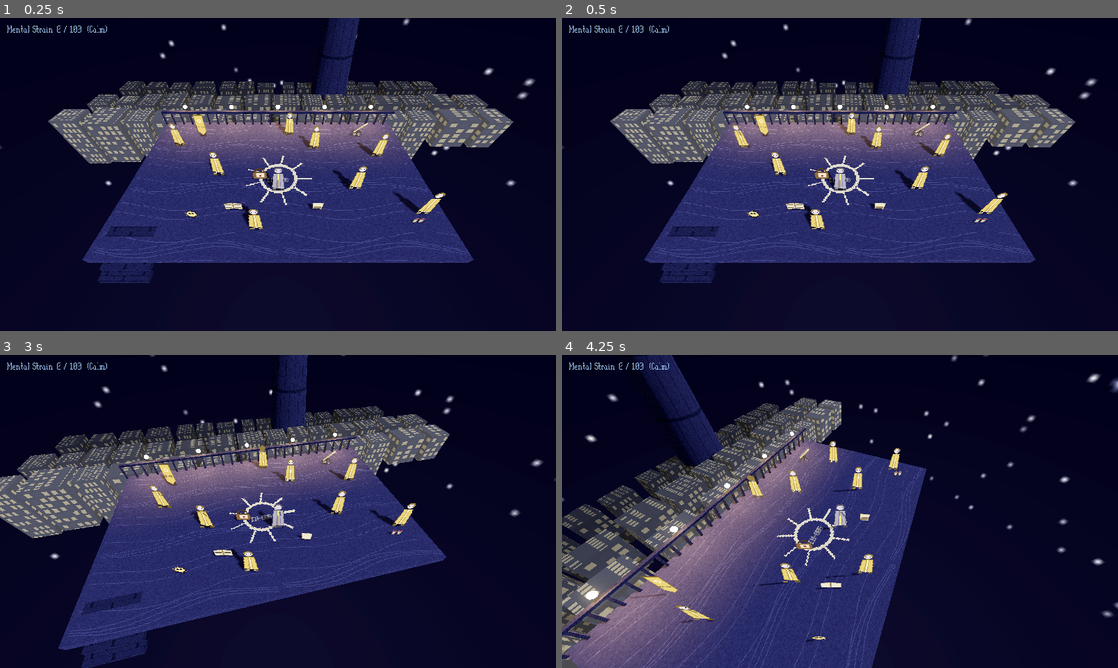
Above: before the commit, frames 1-4 (two rows, left to right).
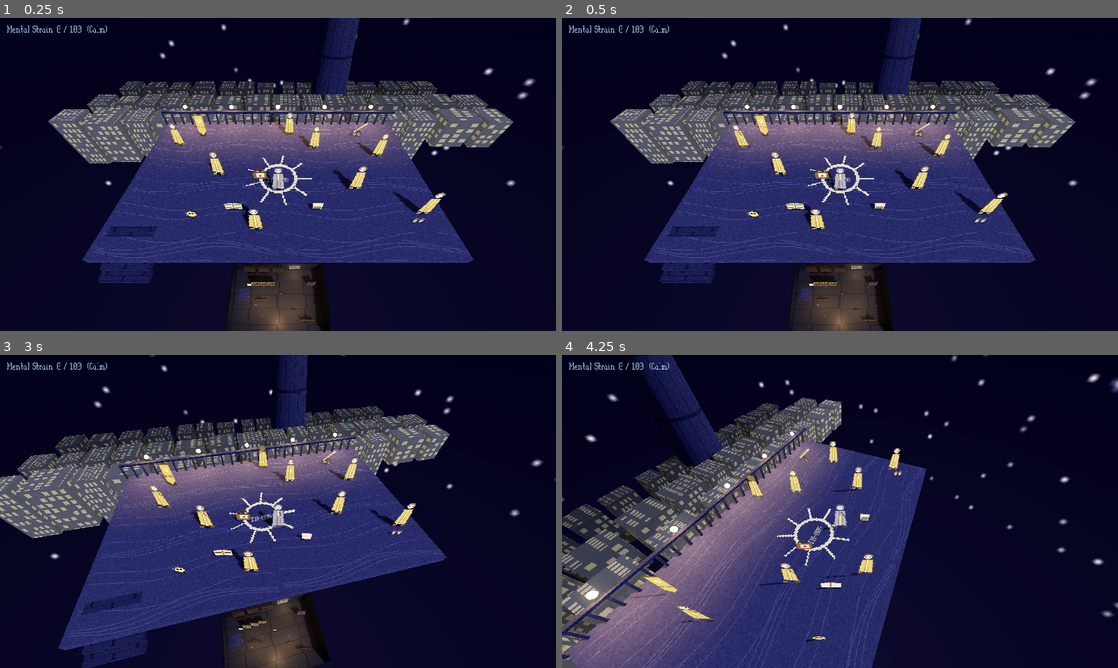
Above: after the commit, the same moments.

Repository: smile88/KAYOS-NoS-v0-1-0
Game: Godot game, scene res://threed/Balcony3D.tscn
Two runs of this game, one before a commit and one after it. Both use one fixed random seed, a clock stepped at 60 frames per second and the inputs below. This scene is started directly instead of the project's main scene.
Inputs (mouse positions are in pixels of both pictures, inside the frame that each line leads up to):
- Up to frame 1 (0.25 s): no input
- Up to frame 2 (0.5 s): no input
- Up to frame 3 (3 s): move the mouse to (400, 495) at 0.52 s; hold D (move_right) 0.53-1.25 s; hold F (interact) 0.53-1.25 s; click (400, 495) at 0.67 s; click "▸ (continue)" at 1.25 s; drag from (166, 527) to (250, 574) at 2.02 s; move the mouse to (333, 442) at 2.77 s; hold D (move_right) from 2.78 s (still down); hold E (cam_right) from 2.78 s (still down); click (333, 442) at 2.92 s
- Up to frame 4 (4.25 s): tap F (interact) at 3.05 s; release D (move_right) at 3.5 s; release E (cam_right) at 3.5 s; click "▸ (continue)" at 3.5 s

The runs differ from the first frame. In frame 1, 3.1% of the frame differs, in the area x 40-60%, y 78-100%; in frame 2, 3.1%; in frame 3, 3.1%; in frame 4, nothing differs.

Commit message:
3D Cold Open step F: the scriptorium below, and the stair between
Ports the second room of the 2D Cold Open (AstraThalasBalcony.tscn's lower
half) into the HD-2D 3D world: Talindir's scriptorium, built procedurally as
its own Node3D offset 40 m below the balcony so the two rooms never overlap.

- Scriptorium3D.gd: floor, three walls (front open + no ceiling so the orbit
  camera stays usable), a warm festival window in the back wall, bookshelves,
  archive lamps, and all 13 examinables ported one-for-one with §8.4 text
  verbatim, plus the stair back up.
- RoomStair3D.gd: HD-2D twin of RoomStair.gd — an Interactable3D that emits
  `used` rather than showing text, in group "room_stair".
- RoomCoordinator3D.gd: owns the mechanical room change the pivot plan assigns
  to the director — fade, set the player at the target spawn, move the camera's
  floor guard to the new room's floor and snap the rig (no 40 m swoop). Step G's
  director drives the same go_to_room(); set `auto=false` to layer the clock
  pause and the descent/ascent line on top.
- Balcony3D.gd gains a stair-down zone on the existing steps; the scene wires
  the scriptorium at y=-40 and the coordinator.

Also fixes a pre-existing parse break in actors/Player.gd (a stray tab inside
the `dir` identifier on line 52, committed in 0f82ad7) that failed every import.

Verified: 12/12 headless transition checks (descend/ascend by call and via the
stair signal), mutation-confirmed, and rendered from two orbit angles — the
window blowout that the render caught is toned down to gold panes through glass.

Co-Authored-By: Claude Opus 4.8 <noreply@anthropic.com>
Claude-Session: https://claude.ai/code/session_01X9vNy1Aw7PpCANN2SM3CVT

Diff:
--- a/godot/actors/Player.gd
+++ b/godot/actors/Player.gd
@@ -49,7 +49,7 @@
 	if dir != Vector2.ZERO:
 		facing = dir.normalized()
 	move_and_slide()
-	_update_animation(d	ir)
+	_update_animation(dir)
 	_update_step_bob(dir, delta)
 
 
--- a/godot/threed/Balcony3D.gd
+++ b/godot/threed/Balcony3D.gd
@@ -14,6 +14,10 @@
 const PLATFORM_HALF_Z := 5.5
 const RAIL_Z := -PLATFORM_HALF_Z + 0.2   # balustrade just inside the far edge
 const RAIL_H := 1.05
+
+## Where the player stands after climbing up from the scriptorium (see RoomCoordinator3D). Near the
+## stair, but clear of its RoomStair3D zone so arriving doesn't immediately send them back down.
+const SPAWN := Vector3(-6.0, 0.0, 2.6)
 
 const ART := "res://art/3d/"
 const PLACE := "res://art/placeholders/"
@@ -309,3 +313,12 @@
 		var y := -0.25 * (i + 1)
 		var z := base.z + 0.45 * i
 		_box(Vector3(2.4, 0.25, 0.5), Vector3(base.x, y + 0.125, z), stone, "Step%d" % i)
+
+	# The invisible stair-down zone: examining it (F/Space) descends to the scriptorium. The
+	# RoomCoordinator3D owns the actual move; this just announces it, exactly as RoomStair does in 2D.
+	var stair := RoomStair3D.new()
+	stair.name = "StairDown"
+	stair.display_name = "The Stair Down"
+	stair.target_room = "scriptorium"
+	stair.position = base + Vector3(0, 0, 0.9)
+	add_child(stair)
--- a/godot/threed/Balcony3D.tscn
+++ b/godot/threed/Balcony3D.tscn
@@ -5,6 +5,8 @@
 [ext_resource type="PackedScene" path="res://threed/Player3D.tscn" id="3_player"]
 [ext_resource type="Texture2D" uid="uid://cfkfkkjxgxdk3" path="res://art/placeholders/CH-007_talindir_night.png" id="4_talindir"]
 [ext_resource type="PackedScene" path="res://ui/DialogueUI.tscn" id="5_ui"]
+[ext_resource type="Script" path="res://threed/Scriptorium3D.gd" id="6_scr"]
+[ext_resource type="Script" path="res://threed/RoomCoordinator3D.gd" id="7_coord"]
 
 [sub_resource type="Environment" id="env"]
 ambient_light_source = 2
@@ -29,6 +31,10 @@
 [node name="World" type="Node3D" parent="." unique_id=1435320599]
 script = ExtResource("1_world")
 
+[node name="Scriptorium" type="Node3D" parent="."]
+transform = Transform3D(1, 0, 0, 0, 1, 0, 0, 0, 1, 0, -40, 0)
+script = ExtResource("6_scr")
+
 [node name="Player3D" parent="." unique_id=1847450579 instance=ExtResource("3_player")]
 transform = Transform3D(1, 0, 0, 0, 1, 0, 0, 0, 1, 0, 0, 1.5)
 sheet = ExtResource("4_talindir")
@@ -38,4 +44,10 @@
 script = ExtResource("2_cam")
 target_path = NodePath("../Player3D")
 
+[node name="RoomCoordinator" type="Node3D" parent="."]
+script = ExtResource("7_coord")
+player_path = NodePath("../Player3D")
+rig_path = NodePath("../Camera3D")
+scriptorium_path = NodePath("../Scriptorium")
+
 [node name="DialogueUI" parent="." instance=ExtResource("5_ui")]
--- /dev/null
+++ b/godot/threed/RoomCoordinator3D.gd
@@ -0,0 +1,103 @@
+extends Node3D
+class_name RoomCoordinator3D
+## Owns the mechanical half of a room change in the single-scene 3D Cold Open: when a RoomStair3D is
+## used, it fades, sets the player down at the target room's spawn, and retargets the camera (moving
+## its floor guard to the new room's floor so the rig doesn't clamp above the scriptorium 40 m down).
+##
+## This is the "reposition the player + retarget the rig on stair use" the pivot plan assigns to the
+## director — split out so it is testable now (step F), before the clock exists. The ColdOpen3D
+## director (step G) drives the SAME move by awaiting go_to_room(); it layers the narrative on top
+## (pause the festival clock while the change runs, speak the first-descent / first-ascent line) by
+## connecting to `room_changed` and calling go_to_room() itself instead of letting stairs auto-fire —
+## set `auto` = false for that.
+
+signal room_changed(room_name: String)
+
+@export var player_path: NodePath
+@export var rig_path: NodePath
+## The Scriptorium3D node; its world transform + Scriptorium3D.SPAWN gives the descent landing spot.
+@export var scriptorium_path: NodePath
+## Where the player stands on the balcony after climbing back up (world space).
+@export var balcony_spawn := Vector3(-6.0, 0.0, 2.6)
+## When true (step F demo), using a stair moves rooms directly. The director sets it false and drives
+## the move itself so it can pause the clock and speak first.
+@export var auto := true
+
+const FADE_TIME := 0.26
+
+var current_room := "balcony"
+var _busy := false
+var _rooms := {}
+var _fade: ColorRect
+
+
+func _ready() -> void:
+	var scr := get_node_or_null(scriptorium_path) as Node3D
+	_rooms = {
+		"balcony": { "spawn": balcony_spawn, "floor_y": 0.0 },
+	}
+	if scr:
+		_rooms["scriptorium"] = {
+			"spawn": scr.global_position + Scriptorium3D.SPAWN,
+			"floor_y": scr.global_position.y,
+		}
+
+	_build_fade()
+	# Let the rooms build their stairs (children ready before us, but sibling order is not guaranteed)
+	# before we connect them.
+	await get_tree().process_frame
+	for node in get_tree().get_nodes_in_group("room_stair"):
+		var stair := node as RoomStair3D
+		if stair and not stair.used.is_connected(_on_stair_used):
+			stair.used.connect(_on_stair_used)
+
+
+func _build_fade() -> void:
+	var layer := CanvasLayer.new()
+	layer.layer = 90                      # under the DialogueUI, over the world
+	add_child(layer)
+	_fade = ColorRect.new()
+	_fade.color = Color(0, 0, 0, 0)
+	_fade.mouse_filter = Control.MOUSE_FILTER_IGNORE
+	_fade.set_anchors_preset(Control.PRESET_FULL_RECT)
+	layer.add_child(_fade)
+
+
+func _on_stair_used(stair: RoomStair3D) -> void:
+	if auto:
+		await go_to_room(stair.target_room)
+
+
+## Fade out, move the player into `name` and retarget the camera to that room's floor, fade back.
+## Safe to await. No-op on an unknown room or while another change runs.
+func go_to_room(name: String) -> void:
+	if _busy or name == current_room or not _rooms.has(name):
+		return
+	_busy = true
+
+	await _fade_to(1.0)
+
+	var player := get_node_or_null(player_path) as Node3D
+	var rig := get_node_or_null(rig_path) as CameraRig3D
+	var room: Dictionary = _rooms[name]
+	if player:
+		player.global_position = room["spawn"]
+	if rig:
+		rig.floor_min_y = float(room["floor_y"]) + 0.3
+		rig._place()                       # snap, don't swoop across the 40 m between rooms
+	current_room = name
+
+	# One frame so the camera settles on the new room before we show it.
+	await get_tree().process_frame
+	await _fade_to(0.0)
+
+	_busy = false
+	room_changed.emit(name)
+
+
+func _fade_to(a: float) -> void:
+	if _fade == null:
+		return
+	var tw := create_tween()
+	tw.tween_property(_fade, "color:a", a, FADE_TIME)
+	await tw.finished
--- /dev/null
+++ b/godot/threed/RoomStair3D.gd
@@ -0,0 +1,24 @@
+extends Interactable3D
+class_name RoomStair3D
+## A stair between two rooms of the single-scene 3D Cold Open — the HD-2D twin of actors/RoomStair.gd.
+## Like the 2D one it does NOT own the move: whoever owns the clock (the RoomCoordinator3D now, the
+## ColdOpen3D director in step G) needs to know which room the player is standing in, so the stair
+## just announces that it was used and lets that owner reposition the player and retarget the camera.
+## It still lives in group "interactable3d" (parent _ready) so the player examines it like anything
+## else, and in group "room_stair" so the coordinator can find and connect it.
+
+signal used(stair: RoomStair3D)
+
+## Key into the coordinator's rooms table, e.g. "scriptorium".
+@export var target_room: String = ""
+
+
+func _ready() -> void:
+	super._ready()
+	add_to_group("room_stair")
+
+
+## Unlike a plain Interactable3D, using a stair emits `used` rather than showing examine text — the
+## coordinator does the rest (same contract as RoomStair.interact() in 2D).
+func interact() -> void:
+	used.emit(self)
--- /dev/null
+++ b/godot/threed/Scriptorium3D.gd
@@ -0,0 +1,221 @@
+extends Node3D
+class_name Scriptorium3D
+## Procedurally builds Talindir's scriptorium — the Astral Archive room below the balcony — as primitive
+## meshes for the HD-2D 3D Cold Open. The second room of the single scene (in 2D it was AstraThalasBalcony
+## .tscn's lower half, world y 720..1440); here it is its own Node3D, offset well below the balcony in
+## real space (the scene parents it at y ≈ -40) so the two rooms never overlap and the RoomCoordinator3D
+## can drop the player into it and retarget the camera on stair use.
+##
+## Everything is built in LOCAL space with the floor at local y = 0; the node's own transform carries it
+## down to the world. Its ~13 examinables port one-for-one from the 2D scriptorium with their §8.4 text
+## verbatim. Orientation matches the balcony: +Z is toward the default camera ("front"), so the back
+## wall, window and shelving sit at -Z.
+
+## Where the coordinator sets the player down when they descend (local space; the scene offset carries
+## it to the world). Kept clear of the stair-up so arriving doesn't immediately re-trigger it.
+const SPAWN := Vector3(-5.5, 0.0, -0.5)
+
+const ART := "res://art/3d/"
+const PLACE := "res://art/placeholders/"
+
+const HALF_X := 9.5
+const HALF_Z := 6.5
+const WALL_H := 4.0
+
+
+func _ready() -> void:
+	_build_floor()
+	_build_walls()
+	_build_window()
+	_build_shelving()
+	_build_lights()
+	_build_interactables()
+	_build_stair_up()
+
+
+# --- helpers (same conventions as Balcony3D) ---------------------------------
+
+func _tex(path: String) -> Texture2D:
+	return load(path) as Texture2D
+
+
+func _mat(tex: Texture2D, uv_scale := 1.0, emission := 0.0) -> StandardMaterial3D:
+	var m := StandardMaterial3D.new()
+	if tex:
+		m.albedo_texture = tex
+		m.texture_filter = BaseMaterial3D.TEXTURE_FILTER_NEAREST
+		m.uv1_scale = Vector3(uv_scale, uv_scale, 1.0)
+	if emission > 0.0:
+		m.emission_enabled = true
+		m.emission_texture = tex
+		m.emission = Color(1, 1, 1)
+		m.emission_energy_multiplier = emission
+	return m
+
+
+func _box(size: Vector3, pos: Vector3, mat: Material, name := "Box") -> MeshInstance3D:
+	var mesh := BoxMesh.new()
+	mesh.size = size
+	var mi := MeshInstance3D.new()
+	mi.name = name
+	mi.mesh = mesh
+	mi.position = pos
+	if mat:
+		mi.material_override = mat
+	add_child(mi)
+	return mi
+
+
+# 2D -> local mapping, matching the balcony's scheme. 2D x [0,1280] -> x [-9,9];
+# scriptorium 2D y [720,1440] (the lower room) -> z [-6,6] (far wall .. open front).
+func _sx(x2d: float) -> float:
+	return x2d / 1280.0 * 18.0 - 9.0
+
+
+func _sz(y2d: float) -> float:
+	return (y2d - 720.0) / 720.0 * 12.0 - 6.0
+
+
+# --- pieces ------------------------------------------------------------------
+
+func _build_floor() -> void:
+	var mat := _mat(_tex(PLACE + "EN-019_scriptorium_floor.png"), 5.0)
+	_box(Vector3(HALF_X * 2.0, 0.4, HALF_Z * 2.0), Vector3(0, -0.2, 0), mat, "Floor")
+
+
+func _build_walls() -> void:
+	var mat := _mat(_tex(PLACE + "EN-019_scriptorium_wall.png"), 3.0)
+	# Back wall at -Z, and side walls at ±X. Front (+Z) is left open so the 360° orbit stays usable
+	# and the room reads as a lit tableau you look into (no ceiling for the same reason).
+	_box(Vector3(HALF_X * 2.0, WALL_H, 0.4), Vector3(0, WALL_H * 0.5, -HALF_Z), mat, "WallBack")
+	_box(Vector3(0.4, WALL_H, HALF_Z * 2.0), Vector3(-HALF_X, WALL_H * 0.5, 0), mat, "WallLeft")
+	_box(Vector3(0.4, WALL_H, HALF_Z * 2.0), Vector3(HALF_X, WALL_H * 0.5, 0), mat, "WallRight")
+
+
+func _build_window() -> void:
+	# A tall window in the back wall — the festival seen at a distance and through old glass. An
+	# emissive quad set just in front of the wall so gold light lies in the room without warming it.
+	var quad := PlaneMesh.new()
+	quad.size = Vector2(2.4, 2.6)
+	quad.orientation = PlaneMesh.FACE_Z
+	var mi := MeshInstance3D.new()
+	mi.name = "Window"
+	mi.mesh = quad
+	mi.position = Vector3(_sx(900.0), 1.7, -HALF_Z + 0.25)
+	# Emissive but gentle — high energy blows the pane to a featureless white slab (the same bloom trap
+	# the balcony's city hit). Keep it low with a warm tint so the festival reads as gold through glass.
+	var m := _mat(_tex(ART + "window_glow.png"), 1.0, 0.3)
+	m.emission = Color(1.0, 0.9, 0.66)
+	m.albedo_color = Color(0.5, 0.46, 0.36)
+	mi.material_override = m
+	add_child(mi)
+
+	var l := OmniLight3D.new()
+	l.position = mi.position + Vector3(0, 0, 1.2)
+	l.light_color = Color(0.95, 0.82, 0.55)
+	l.light_energy = 1.1
+	l.omni_range = 9.0
+	add_child(l)
+
+
+func _build_shelving() -> void:
+	# A run of bookshelves against the back wall behind the scroll racks — solid mass so the room has
+	# depth beyond the flat billboard props.
+	var wood := _mat(_tex(ART + "shelf_wood.png"), 2.0)
+	for x in [-6.2, -3.1, 0.0]:
+		_box(Vector3(2.4, 3.2, 0.6), Vector3(x, 1.6, -HALF_Z + 0.6), wood, "Shelf")
+
+
+func _build_lights() -> void:
+	# Warm archive light — a couple of low lamps so the room feels candlelit rather than moonlit like
+	# the balcony above it. The Reading Lamp examinable gets its own glow in _build_interactables' data.
+	for p in [Vector3(-3.4, 2.4, 0.5), Vector3(3.4, 2.4, 1.5)]:
+		var l := OmniLight3D.new()
+		l.position = p
+		l.light_color = Color(1.0, 0.86, 0.62)
+		l.light_energy = 1.4
+		l.omni_range = 8.0
+		add_child(l)
+
+
+func _build_interactables() -> void:
+	# The scriptorium's examinables, ported one-for-one from scenes/zones/AstraThalasBalcony.tscn (the
+	# lower room) with their examine text verbatim. `tex` empty = an invisible zone on the environment
+	# (the window in the wall, the reading lamp). Positions map from the 2D layout via _sx/_sz.
+	var items := [
+		{"name": "The Duty Roster", "x": 200, "y": 900, "tex": "PR-008_roster",
+		 "text": "Tonight's watch, in your own hand. Ninth bell: Sorrel. Tenth: Vashti. Eleventh: the Ferrin boy, whose name you never learned to spell. Every line struck through, each in its own apologetic ink, each with the same excuse written small beside it. They are all down there dancing. You did not strike your own name through. Nobody asked you to.",
+		 "lift": 1.4},
+		{"name": "Scroll Rack — Recent Years", "x": 300, "y": 900, "tex": "PR-007_scroll_rack",
+		 "text": "The last two centuries, in the hands of eleven scribes, four of them yours. Harvest yields. Tower maintenance. A dispute about a boundary wall that ran forty years and was settled by both parties dying. Nothing in this rack has ever mattered. You have loved it more than you have loved most people.",
+		 "lift": 1.4},
+		{"name": "Scroll Rack — the Middle Ages", "x": 420, "y": 900, "tex": "PR-007_scroll_rack",
+		 "text": "Eight hundred years compressed into one rack, because so little happened in them. The Age of Order is not a story. It is the absence of one. Somewhere in here is the year you arrived in this city, and you could find it in a moment, and you never have.",
+		 "lift": 1.4},
+		{"name": "Scroll Rack — the Empty Shelf", "x": 540, "y": 900, "tex": "PR-007_scroll_rack",
+		 "text": "The rack for the years still to come, built by an optimist two thousand years ago and not yet a third full. There is room on it for another six hundred years of harvest yields. You have never once looked at this shelf and felt what you feel looking at it now.",
+		 "lift": 1.4},
+		{"name": "The Scriptorium Window", "x": 900, "y": 900, "tex": "",
+		 "z_override": -HALF_Z + 0.6,
+		 "text": "The festival, at a distance and through old glass, which is the way you have taken in most things. Gold light lies across the desks in long bars and does not warm them. From here the crowd makes no sound at all. You could watch the whole of it from this chair and never be in any of it. You have."},
+		{"name": "The Locked Cabinet", "x": 1140, "y": 900, "tex": "PR-020_cabinet",
+		 "text": "Indigo lacquer, and a keyhole you have the key to. This is where the letter lived for three hundred years — through four Grand Archmages, two plagues and a coronation, while you told yourself that the night she meant was not this one and had not come yet. You took it out this evening. You are aware that you took it out this evening. You have not let yourself look at why.",
+		 "lift": 1.4},
+		{"name": "Your Desk", "x": 400, "y": 1080, "tex": "EN-019_desk",
+		 "text": "Sixty years of the same chair, worn to the shape of you. Tonight's page is begun and abandoned: 'The two-thousandth Luminarae. The city is —' and there the ink stops, because you could not think of the word and went upstairs instead. The nib has dried. It will not be the sentence you finish tonight.",
+		 "lift": 0.9},
+		{"name": "A Cold Cup", "x": 320, "y": 1120, "tex": "EN-019_tea",
+		 "text": "Long cold, with a skin on it. You made it at the seventh bell, meaning to drink it, and then the light through the window went the colour it goes and you went up to look at the sky instead. It has been a very long time since anything made you forget a cup of tea."},
+		{"name": "Wax and Matrix", "x": 520, "y": 1140, "tex": "PR-008_seal_kit",
+		 "text": "Your sealing wax is archive-grey, as every scribe's is. But there is one stick of indigo in the bottom of the drawer, and you did not buy it, and it has sat there three hundred years going slowly hard. The matrix that matches it is not here. She kept that. Of course she kept that."},
+		{"name": "Volume the First", "x": 700, "y": 1000, "tex": "PR-008_volume_one",
+		 "text": "The oldest book in the room, in a hand two thousand years dead, opening the Age of Order with a sentence every apprentice copies out and none of them think about: 'Let it be recorded that on this day the Song was made steady, and will not fail, and there is therefore nothing further to record.' The rest of the volume is blank. He was so nearly right."},
+		{"name": "Document Chest", "x": 880, "y": 1180, "tex": "PR-020_chest",
+		 "text": "Deeds, mostly, and the tedious immortal paperwork of a city that expects to go on forever: water rights, tower levies, a folder of complaints about the bells. Underneath it all, a survey of the Songlines, drawn when someone still thought they were worth surveying. It is nine hundred years old. It is the newest one there is."},
+		{"name": "The Apprentice's Desk", "x": 1050, "y": 1280, "tex": "EN-019_desk",
+		 "text": "Sorrel's. Neat, which yours never was at her age. A half-copied inventory, a pressed flower doing duty as a bookmark, and a note in her round hand: 'Back before the ninth — don't tell.' She is nineteen. She has gone to watch the sky catch fire with a boy from the granary. You would not have told.",
+		 "lift": 0.9},
+		{"name": "The Reading Lamp", "x": 640, "y": 1300, "tex": "",
+		 "text": "You have read by this lamp for sixty years and never once wondered where the light in it comes from, any more than you wonder where the floor comes from. It is the Song. Everything here is the Song. Put your hand near the glass: that faint pressure against your palm is the hum of the world holding itself together, and it has never, in two thousand years, so much as stuttered.",
+		 "lamp": true},
+	]
+	for d in items:
+		var it := Interactable3D.new()
+		it.name = "SX_" + str(d["name"]).replace(" ", "").replace("—", "").replace(",", "")
+		it.display_name = d["name"]
+		it.examine_text = d["text"]
+		it.portrait_id = ""
+		var tex_name: String = d["tex"]
+		if tex_name != "":
+			it.prop_texture = _tex(PLACE + tex_name + ".png")
+		var z: float = d["z_override"] if d.has("z_override") else _sz(float(d["y"]))
+		it.position = Vector3(_sx(float(d["x"])), 0.0, z)
+		add_child(it)
+
+		# The reading lamp casts its own warm pool of light where it stands.
+		if d.has("lamp"):
+			var l := OmniLight3D.new()
+			l.position = it.position + Vector3(0, 1.0, 0)
+			l.light_color = Color(1.0, 0.84, 0.55)
+			l.light_energy = 1.8
+			l.omni_range = 5.0
+			add_child(l)
+
+
+func _build_stair_up() -> void:
+	# The flight back up to the balcony, at the room's near-left, plus the invisible RoomStair3D zone
+	# on it. Steps rise toward the open front so you can see them; the coordinator does the actual move.
+	var stone := _mat(_tex(ART + "stone.png"), 1.0)
+	var base := Vector3(_sx(120.0), 0, _sz(954.0))
+	var steps := 5
+	for i in range(steps):
+		var y := 0.25 * (i + 1)
+		var z := base.z + 0.45 * i
+		_box(Vector3(2.4, 0.25, 0.5), Vector3(base.x, y - 0.125, z), stone, "StepUp%d" % i)
+
+	var stair := RoomStair3D.new()
+	stair.name = "StairUp"
+	stair.display_name = "The Stair Up"
+	stair.target_room = "balcony"
+	stair.position = base + Vector3(0, 0, 0.9)
+	add_child(stair)
Not shown, added: godot/threed/RoomCoordinator3D.gd.uid
Not shown, added: godot/threed/RoomStair3D.gd.uid
Not shown, added: godot/threed/Scriptorium3D.gd.uid
